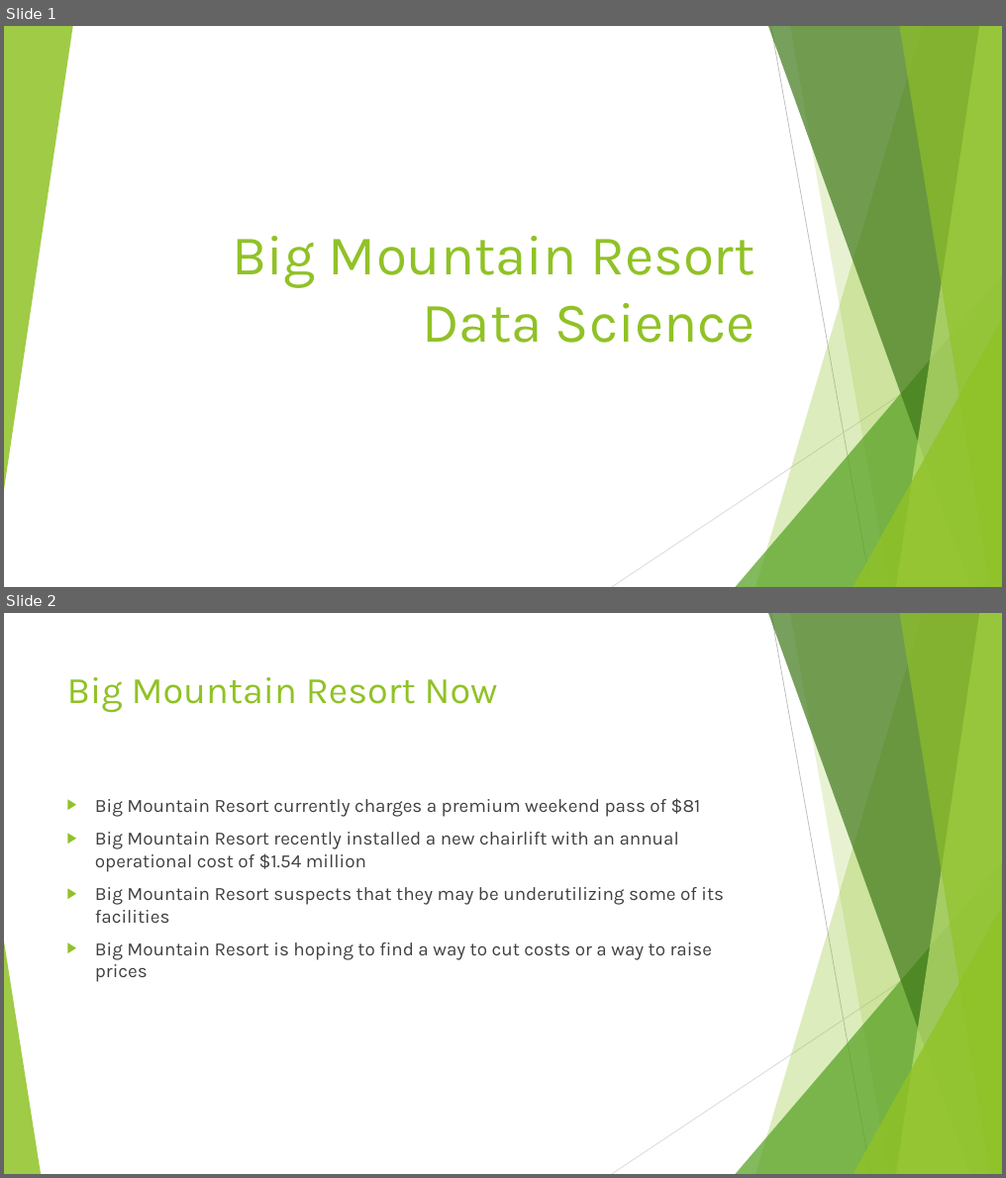
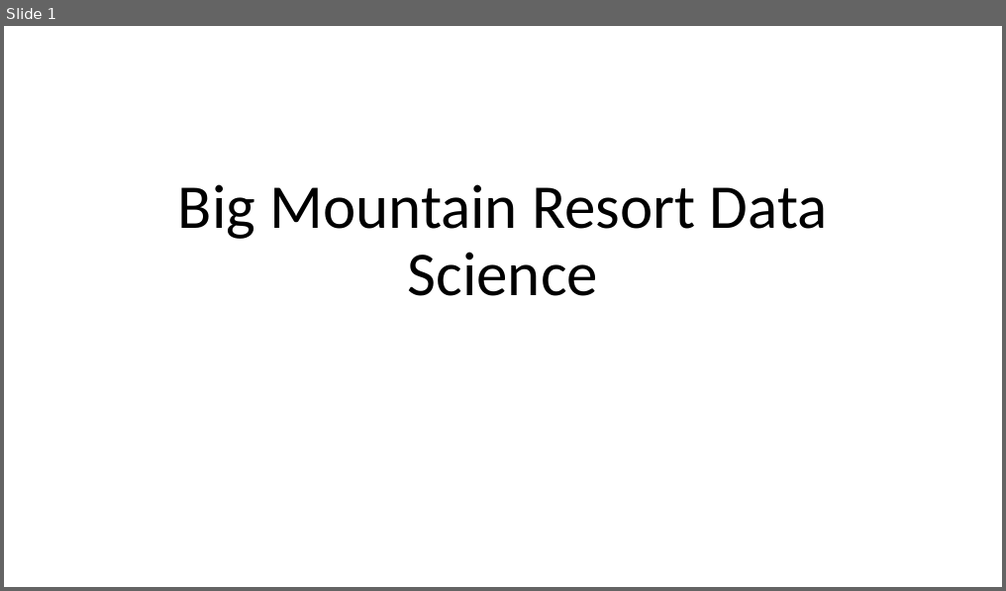
Before and after one commit to ramijau/DataScienceGuidedCapstone, a slide deck: Guided Capstone Presentation.pptx. Shown one above the other, each under a label of ours: slides 1 and 2 before the commit, slide 1 after it. The pictures are 1006x1178 and 1006x591 pixels, drawn with LibreOffice and Linux fonts; fonts in the diff are those of the drawing. Boxes give left, top, right and bottom in pixels: in the first picture for what was removed or moved away, otherwise in the second. Text is boxed around its words. In the diff, an @@ line names an element or a change of style, - is before the commit and + after.

```diff
--- a/Guided Capstone Presentation.pptx
+++ b/Guided Capstone Presentation.pptx
@@ slide 2 removed at (4, 613, 1002, 1174), background #FFFFFF; not listed: 9 template elements that a slide beside it also shows @@
@@ title removed at (67, 677, 498, 713) @@
-Big Mountain Resort Now
@@ text removed at (95, 798, 724, 982) @@
-▶ Big Mountain Resort currently charges a premium weekend pass of $81
-▶ Big Mountain Resort recently installed a new chairlift with an annual operational cost of $1.54 million
-▶ Big Mountain Resort suspects that they may be underutilizing some of its facilities
-▶ Big Mountain Resort is hoping to find a way to cut costs or a way to raise prices
@@ triangle removed at (4, 942, 41, 1174) @@
@@ slide 1 changed as well @@
@@ group removed at (4, 26, 1002, 587): 5 freeform shapes, 3 triangles, 2 lines @@
@@ title "Big Mountain Resort Data Science": place and size @@
-title "Big Mountain Resort Data Science" at (232, 236, 755, 343)
+title "Big Mountain Resort Data Science" at (178, 184, 828, 296)
@@ title "Big Mountain Resort Data Science" at (178, 184, 828, 296): size 54 to 60 pt, font Karla to Calibri, text colour #90C226 to #000000; alignment right to centre; line spacing 1 to 0.9 @@
```
Also in this commit, not shown: 5 other slides changed, 14 slides added, 1 other slide removed, 15 other files.
